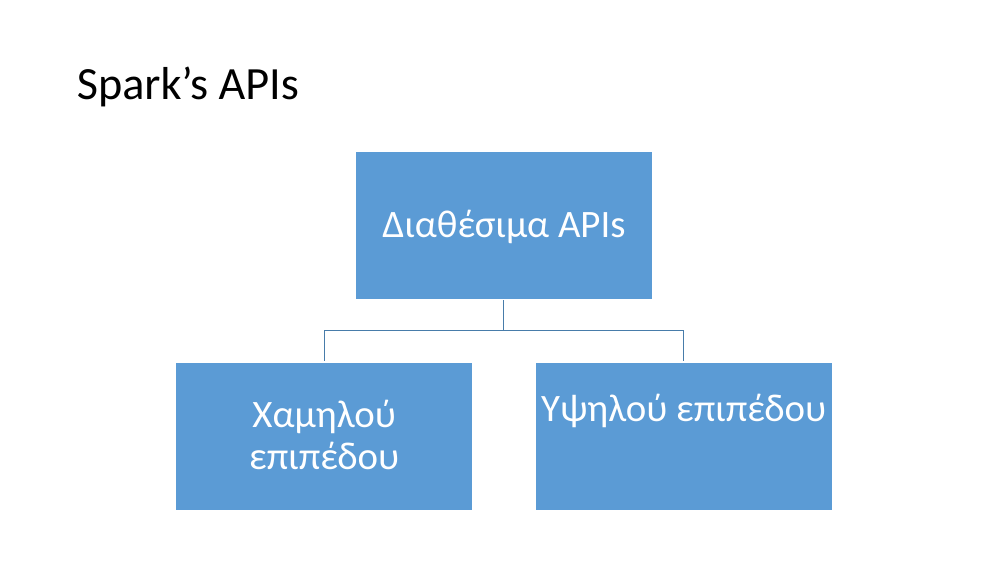
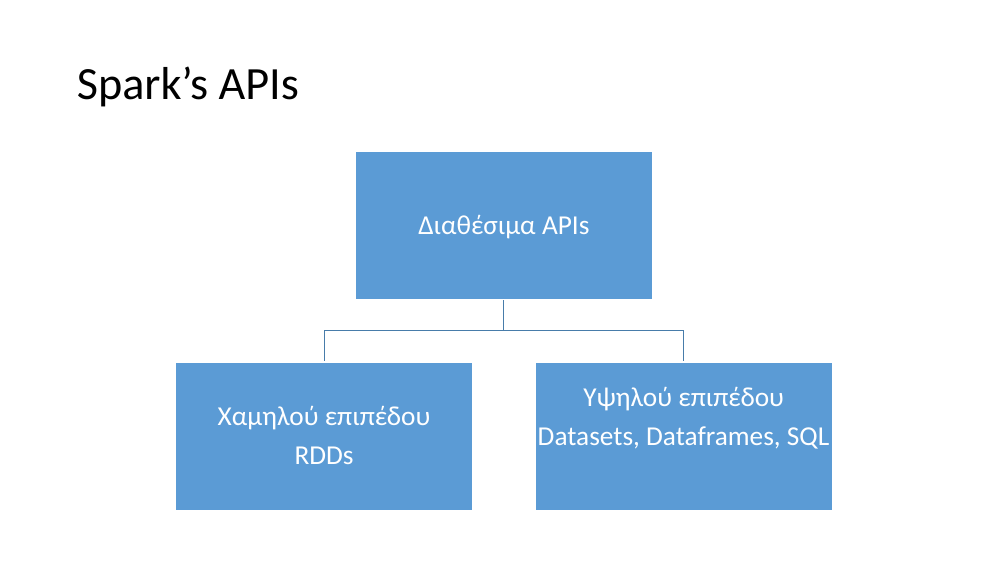
Before and after one commit to chgogos/big_data, a slide deck: slide 19 of 04. Apache Spark.pptx. Drawn at 1008x567 pixels with LibreOffice and Linux fonts; fonts in the diff are those of the drawing. Boxes give left, top, right and bottom in pixels: in the first picture for what was removed or moved away, otherwise in the second. Text is boxed around its words. In the diff, an @@ line names an element or a change of style, - is before the commit and + after.

Commit message:
spark

```diff
--- a/04. Apache Spark.pptx
+++ b/04. Apache Spark.pptx
@@ text "Διαθέσιμα APIs" at [418, 215, 589, 239]: size 37 to 26 pt; less space between paragraphs @@
@@ text at [583, 387, 784, 411]: size 37 to 26 pt in "Υψηλού επιπέδου"; less space between paragraphs @@
@@ text at [218, 406, 431, 430]: size 37 to 26 pt in "Χαμηλού επιπέδου"; less space between paragraphs @@
@@ text at [295, 446, 354, 464]: paragraph added @@
+RDDs
@@ text at [538, 426, 829, 449]: paragraph added @@
+Datasets, Dataframes, SQL
```
Also in this commit, not shown: 9 other slides changed, 1 slide removed, 11 other files.
